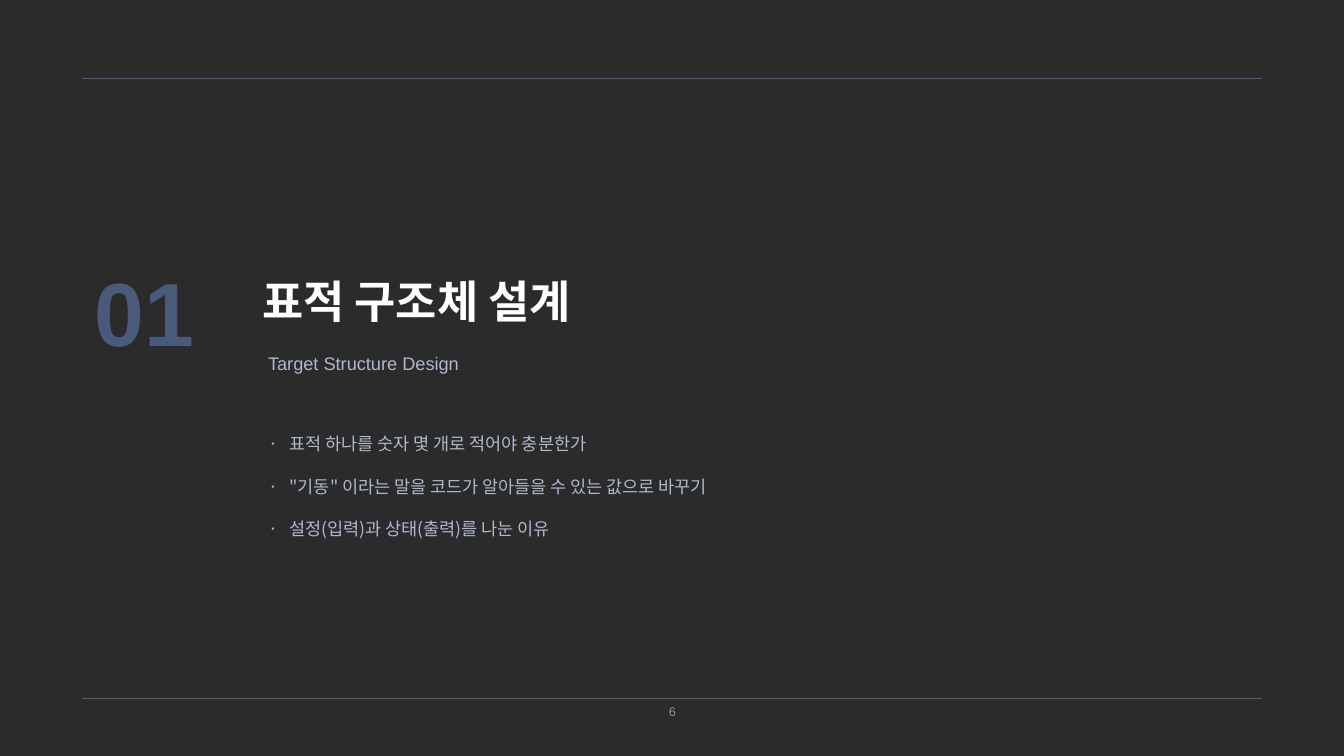
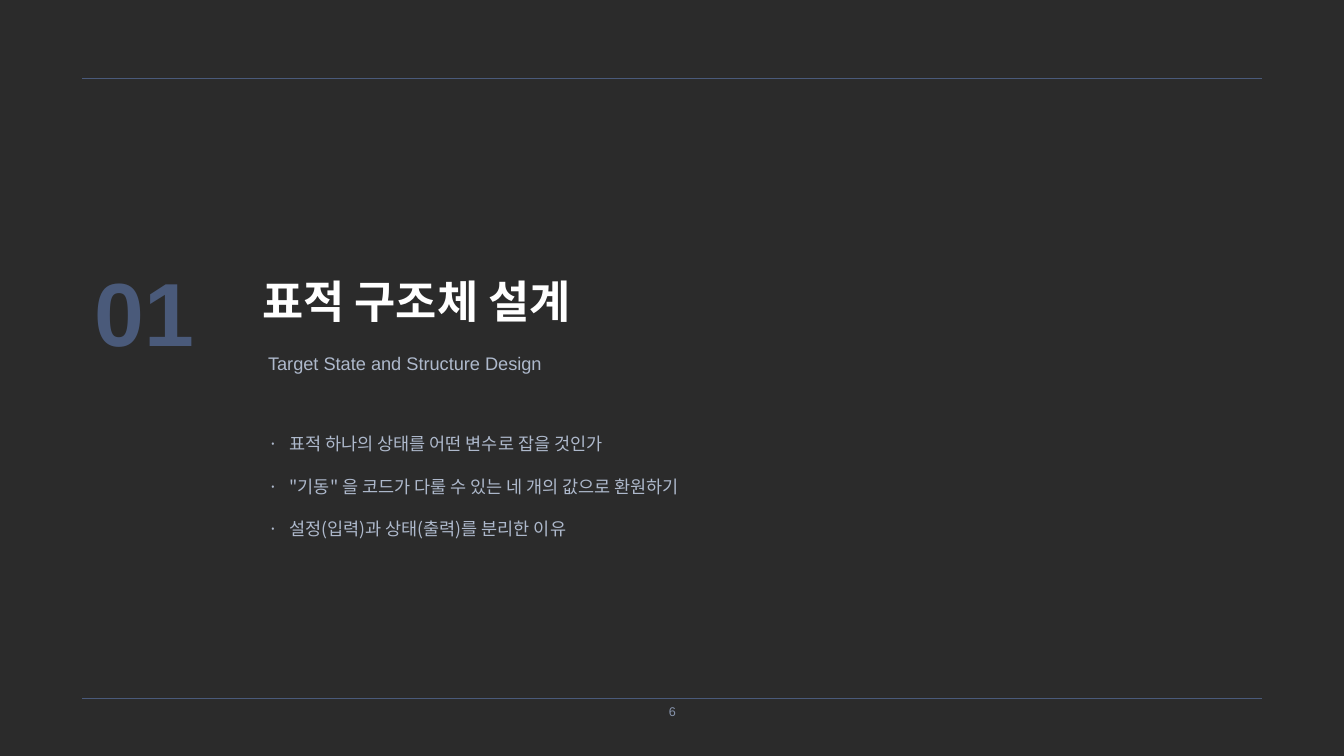
Before and after one commit to harley-hwan/radar-sw-study, a slide deck: slide 6 of Part3_TargetSim/ref/산출물/Chapter3_TargetSim.pptx. Drawn at 1344x756 pixels with LibreOffice and Linux fonts; fonts in the diff are those of the drawing; background and template pictures are left out; a plain dark background stands for a picture behind light text. Boxes give left, top, right and bottom in pixels: in the first picture for what was removed or moved away, otherwise in the second. Text is boxed around its words. In the diff, an @@ line names an element or a change of style, - is before the commit and + after.

```diff
--- a/Part3_TargetSim/ref/산출물/Chapter3_TargetSim.pptx
+++ b/Part3_TargetSim/ref/산출물/Chapter3_TargetSim.pptx
@@ text at (268, 357, 542, 374): text changed @@
-Target Structure Design
+Target State and Structure Design
@@ text at (290, 435, 602, 452): text changed @@
-· 표적 하나를 숫자 몇 개로 적어야 충분한가
+· 표적 하나의 상태를 어떤 변수로 잡을 것인가
@@ text at (290, 478, 679, 495): text changed @@
-· "기동" 이라는 말을 코드가 알아들을 수 있는 값으로 바꾸기
+· "기동" 을 코드가 다룰 수 있는 네 개의 값으로 환원하기
@@ text at (290, 520, 566, 539): text changed @@
-· 설정(입력)과 상태(출력)를 나눈 이유
+· 설정(입력)과 상태(출력)를 분리한 이유
```
Also in this commit, not shown: 29 other slides changed, 4 slides added, 1 slide removed, 43 other files.
